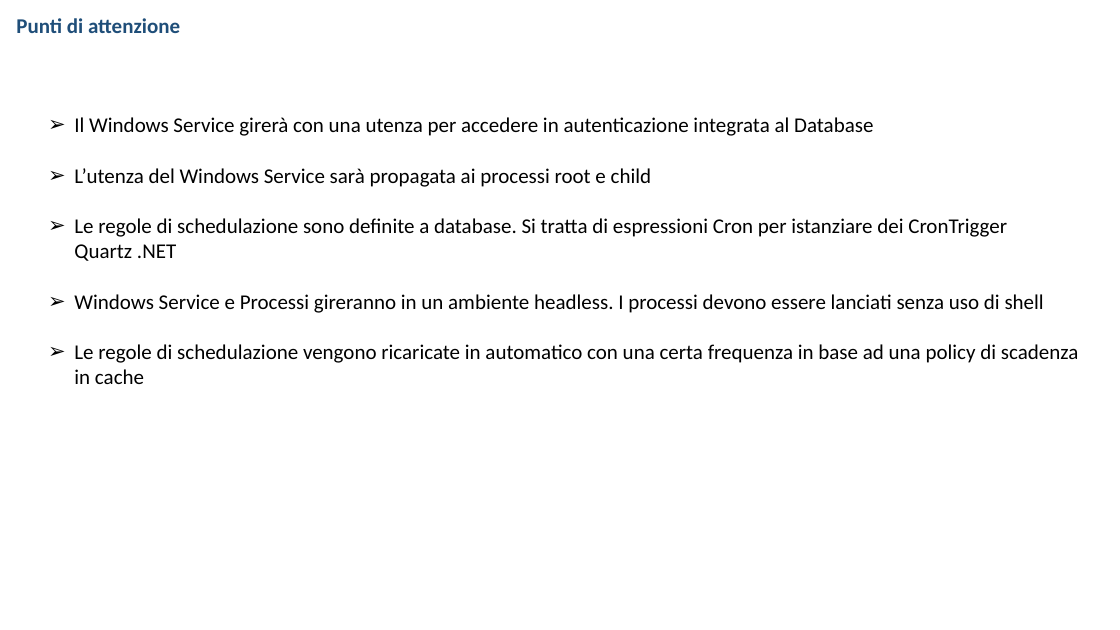
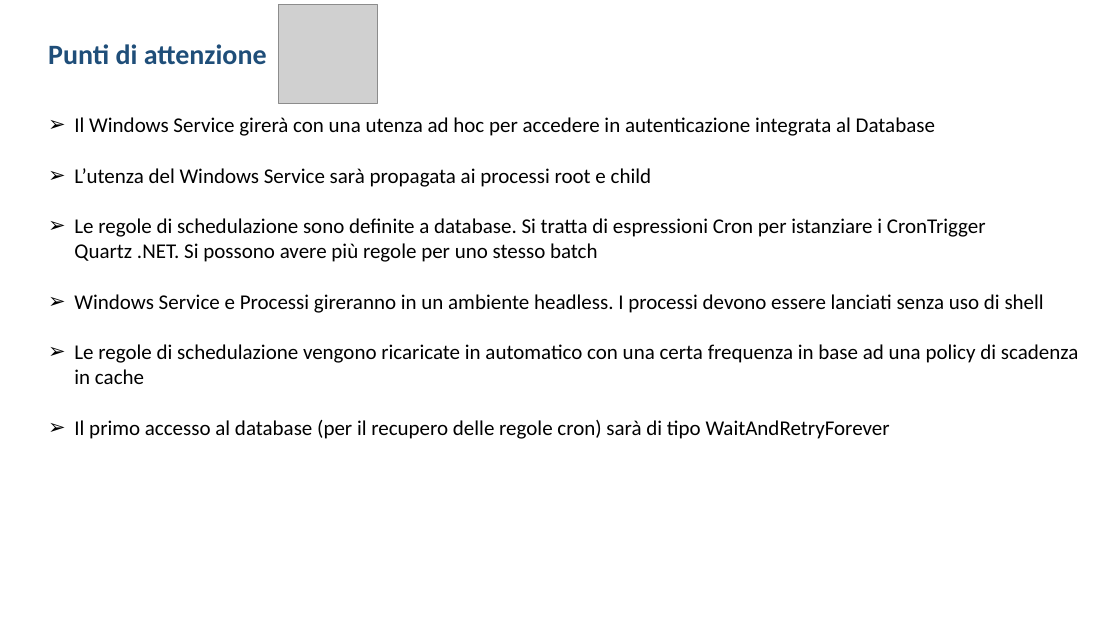
Before and after one commit to gimmi-tiozzo/Quartz.WindowsService, a slide deck: slide 2 of Documents/Quick_Analisi_V1.0.pptx. Drawn at 1120x630 pixels with LibreOffice and Linux fonts; fonts in the diff are those of the drawing; grey boxes stand for pictures. Boxes give left, top, right and bottom in pixels: in the first picture for what was removed or moved away, otherwise in the second. Text is boxed around its words. In the diff, an @@ line names an element or a change of style, - is before the commit and + after.

```diff
--- a/Documents/Quick_Analisi_V1.0.pptx
+++ b/Documents/Quick_Analisi_V1.0.pptx
@@ picture added at [279, 4, 378, 103] @@
@@ text "Punti di attenzione": place and size @@
-text "Punti di attenzione" at [16, 18, 180, 33]
+text "Punti di attenzione" at [48, 44, 267, 65]
@@ text "Punti di attenzione" at [48, 44, 267, 65]: size 18 to 24 pt @@
@@ text at [74, 117, 935, 136]: text changed @@
-➢ Il Windows Service girerà con una utenza per accedere in autenticazione integrata al Database
+➢ Il Windows Service girerà con una utenza ad hoc per accedere in autenticazione integrata al Database
@@ text at [74, 218, 986, 262]: text changed @@
-➢ Le regole di schedulazione sono definite a database. Si tratta di espressioni Cron per istanziare dei CronTrigger Quartz .NET
+➢ Le regole di schedulazione sono definite a database. Si tratta di espressioni Cron per istanziare i CronTrigger Quartz .NET. Si possono avere più regole per uno stesso batch
@@ text at [74, 420, 890, 439]: paragraph added @@
+➢ Il primo accesso al database (per il recupero delle regole cron) sarà di tipo WaitAndRetryForever
```
Also in this commit, not shown: 1 other slide changed.
